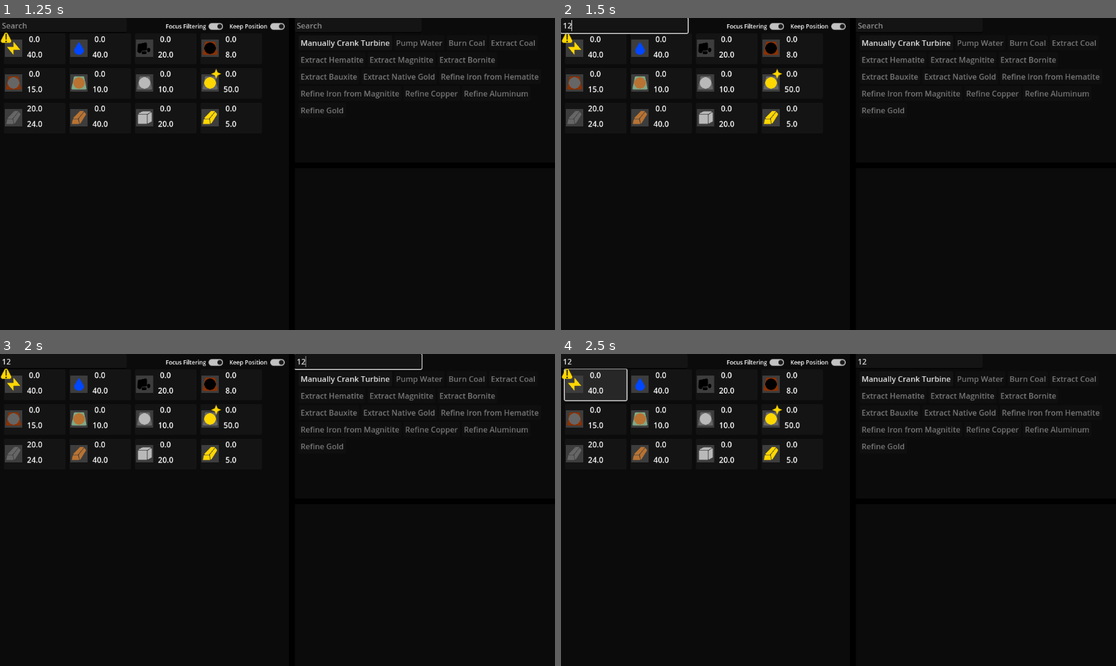
Above: before the commit, frames 1-4 (two rows, left to right).
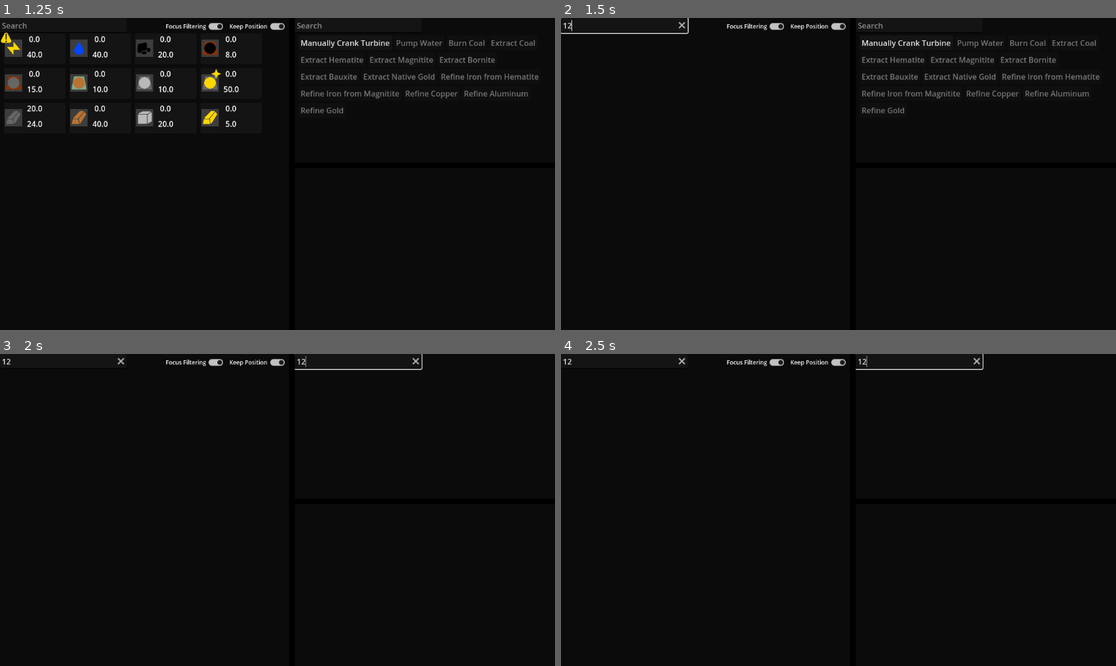
Above: after the commit, the same moments.

Repository: Carth501/The-Big-Grid
Game: Godot game, scene res://scenes/MainMenu.tscn
Same seed, same stepped clock (60 frames per second), same inputs: the game is played once before the commit and once after it.
Inputs (mouse positions are in pixels of both pictures, inside the frame that each line leads up to):
- Up to frame 1 (1.25 s): click "New Game" at 0.5 s
- Up to frame 2 (1.5 s): click (622, 24) at 1.27 s; type "12" at 1.35 s
- Up to frame 3 (2 s): click (360, 360) at 1.5 s; type "12" at 1.58 s
- Up to frame 4 (2.5 s): click (594, 385) at 2 s, where only the run before the commit has a clickable "[center]0.0[/center]"

Frame 1 is identical in both runs. In frame 2, 2.7% of the frame differs, in the area x 0-44%, y 1-35%; in frame 3, 4.3%; in frame 4, 5.4%, in the area x 0-97%, y 0-35%.

Commit message:
create process for action searching

Diff:
--- a/scenes/Game.tscn
+++ b/scenes/Game.tscn
@@ -121,6 +121,7 @@
 offset_right = 263.0
 offset_bottom = 31.0
 placeholder_text = "Search"
+clear_button_enabled = true
 
 [node name="RightSplit" type="VSplitContainer" parent="Display/MiddleSplit"]
 layout_mode = 2
@@ -142,6 +143,7 @@
 offset_right = 263.0
 offset_bottom = 31.0
 placeholder_text = "Search"
+clear_button_enabled = true
 
 [node name="ActionScrollContainer" type="ScrollContainer" parent="Display/MiddleSplit/RightSplit/ActionBackground"]
 layout_mode = 1
@@ -326,6 +328,7 @@
 [connection signal="toggled" from="Display/MiddleSplit/SupplyBackground/KeepPositionControl/KeepPositionToggle" to="Logic/OptionsOverseer" method="set_keep_positions"]
 [connection signal="toggled" from="Display/MiddleSplit/SupplyBackground/FocusFilteringControl/FocusFilteringToggle" to="Logic/OptionsOverseer" method="set_focus_filtering"]
 [connection signal="text_changed" from="Display/MiddleSplit/SupplyBackground/SupplySearch" to="Logic/FilterForeman" method="set_search_filter"]
+[connection signal="text_changed" from="Display/MiddleSplit/RightSplit/ActionBackground/ActionSearch" to="Logic/ActionManager" method="set_action_filter"]
 [connection signal="close_action_menu" from="Display/MiddleSplit/RightSplit/ActionBackground/ActionMenuScrollContainer/MarginContainer/ActionMenu" to="Display/MiddleSplit/RightSplit/ActionBackground" method="open_actions_display"]
 [connection signal="close_supply_menu" from="Display/MiddleSplit/RightSplit/ActionBackground/SupplyMenuScrollContainer/MarginContainer/SupplyMenu" to="Display/MiddleSplit/RightSplit/ActionBackground" method="open_actions_display"]
 [connection signal="pressed" from="Display/SaveFilePanel" to="." method="toggle_save_file_panel"]
@@ -335,6 +338,7 @@
 [connection signal="new_machine_built" from="Logic/MachineFactory" to="Display/MiddleSplit/RightSplit/ActionBackground/ActionMenuScrollContainer/MarginContainer/ActionMenu" method="add_new_machine"]
 [connection signal="new_supply" from="Logic/SupplyCollection" to="Display/MiddleSplit/SupplyBackground/SupplyScrollContainer/MarginContainer/HFlowContainer" method="_on_supply_collection_new_supply"]
 [connection signal="open_supply" from="Logic/SupplyCollection" to="Display/MiddleSplit/RightSplit/ActionBackground" method="open_supply_menu"]
+[connection signal="action_search_filter" from="Logic/ActionManager" to="Display/MiddleSplit/RightSplit/ActionBackground/ActionScrollContainer/MarginContainer/HFlowContainer" method="filter_actions"]
 [connection signal="new_action" from="Logic/ActionManager" to="Display/MiddleSplit/RightSplit/ActionBackground/ActionScrollContainer/MarginContainer/HFlowContainer" method="build_action_button"]
 [connection signal="open_menu" from="Logic/ActionManager" to="Display/MiddleSplit/RightSplit/ActionBackground" method="open_menu"]
 [connection signal="update_filter" from="Logic/FilterForeman" to="Display/MiddleSplit/SupplyBackground/SupplyScrollContainer/MarginContainer/HFlowContainer" method="filter"]
--- a/scripts/display/ActionPanel.gd
+++ b/scripts/display/ActionPanel.gd
@@ -3,10 +3,10 @@
 @onready var action_package := preload("res://scenes/display/ActionButton.tscn")
 @export var action_manager : Action_Manager
 @export var supply_collection : Supply_Collection
-var action_ids := []
+var action_buttons := {}
 
 func build_action_button(id : String):
-	if(action_ids.has(id)):
+	if(action_buttons.has(id)):
 		push_error(str("action button already exists for ", id))
 		return
 	if(!ActionsSingle.data.has(id)):
@@ -18,6 +18,13 @@
 	if(!ActionTranslatorSingle.data.has(id)):
 		push_error(str("id ", id, " translation not found"))
 		return
-	action_ids.append(id)
+	action_buttons[id] = new_button
 	var action_logic = action_manager.full_action_list[id]
 	new_button.connect_logic(action_logic)
+
+func filter_actions(id_list : Array):
+	for id in action_buttons:
+		if(id_list.has(id)):
+			action_buttons[id].visible = true
+		else:
+			action_buttons[id].visible = false
--- a/scripts/display/FilterForeman.gd
+++ b/scripts/display/FilterForeman.gd
@@ -46,6 +46,8 @@
 		var supply_name = SupplyTranslatorSingle.get_supply_name(supply_id)
 		if(supply_name.to_lower().contains(search_term.to_lower())):
 			new_filter[supply_id] = filter[supply_id]
+	if(new_filter == {}):
+		new_filter["bad_filter"] = true
 	return new_filter
 
 func filter_search_exclusive(id_list : Array[String]) -> Dictionary:
@@ -54,6 +56,8 @@
 		var supply_name = SupplyTranslatorSingle.get_supply_name(id)
 		if(supply_name.to_lower().contains(search_term.to_lower())):
 			new_filter[id] = {}
+	if(new_filter == {}):
+		new_filter["bad_filter"] = true
 	return new_filter
 
 func apply_filter(filter : Dictionary):
--- a/scripts/display/SupplyCollectionDisplay.gd
+++ b/scripts/display/SupplyCollectionDisplay.gd
@@ -12,7 +12,12 @@
 	supply_display_catalogue[id] = new_supply_display
 
 func filter(new_filter : Dictionary):
-	if(new_filter == {}):
+	if(new_filter.has("bad_filter") && new_filter.bad_filter):
+		for supply_display_id in supply_display_catalogue:
+			var supply_display = supply_display_catalogue[supply_display_id]
+			supply_display.show_supply(false)
+			supply_display.clear_delta_display()
+	elif(new_filter == {}):
 		for supply_display_id in supply_display_catalogue:
 			var supply_display = supply_display_catalogue[supply_display_id]
 			supply_display.show_supply(true)
--- a/scripts/logic/ActionManager.gd
+++ b/scripts/logic/ActionManager.gd
@@ -2,6 +2,7 @@
 
 signal open_menu(action : Action)
 signal new_action(id : String)
+signal action_search_filter(Array)
 
 @export var supply_collection : Supply_Collection
 @export var filter_foreman : Filter_Foreman
@@ -24,3 +25,17 @@
 
 func open_action_menu(id : String):
 	open_menu.emit(full_action_list[id])
+
+func set_action_filter(new_search : String):
+	if(new_search == null || new_search == ""):
+		var action_ids : Array[String] = []
+		for id in full_action_list:
+			action_ids.append(id)
+		action_search_filter.emit(action_ids)
+		return
+	var action_ids : Array[String] = []
+	for id in full_action_list:
+		var action_name = ActionTranslatorSingle.data[id]
+		if(action_name.name.to_lower().contains(new_search.to_lower())):
+			action_ids.append(id)
+	action_search_filter.emit(action_ids)
